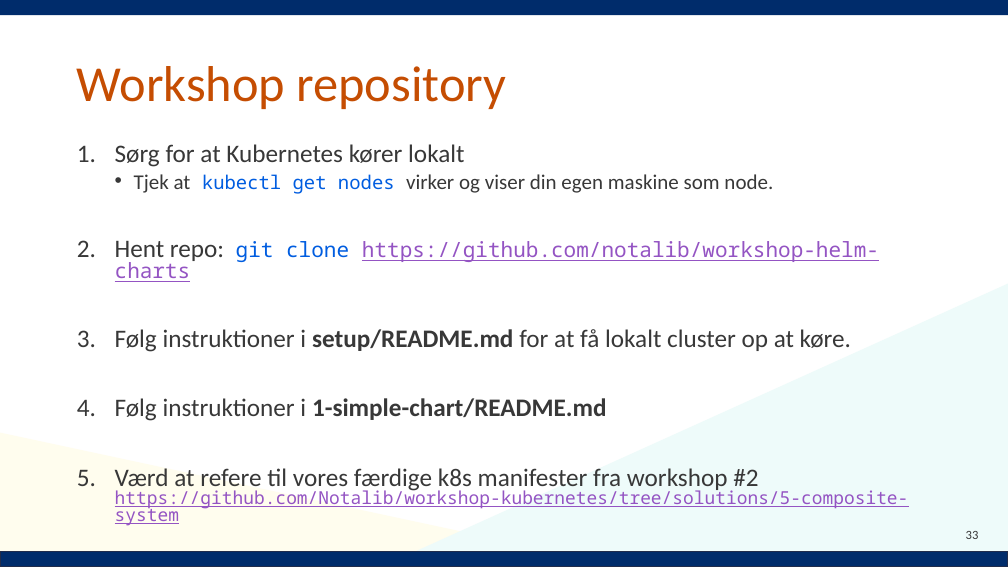
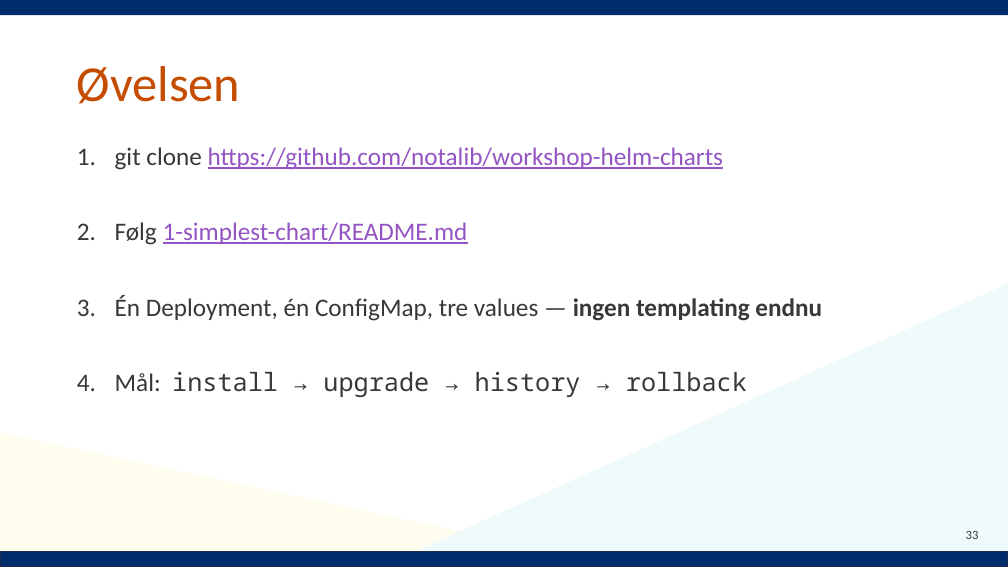
Before and after one commit to Notalib/workshop-helm-charts, a slide deck: slide 33 of Kubernetes_workshop_helm_chart.pptx. Drawn at 1008x567 pixels with LibreOffice and Linux fonts; fonts in the diff are those of the drawing; background and template pictures are left out. Boxes give left, top, right and bottom in pixels: in the first picture for what was removed or moved away, otherwise in the second. Text is boxed around its words. In the diff, an @@ line names an element or a change of style, - is before the commit and + after.

```diff
--- a/Kubernetes_workshop_helm_chart.pptx
+++ b/Kubernetes_workshop_helm_chart.pptx
@@ title at (77,66,240,104): text changed @@
-Workshop repository
+Øvelsen
@@ text at (115,147,822,397): text changed @@
-1. Sørg for at Kubernetes kører lokalt
-  • Tjek at kubectl get nodes virker og viser din egen maskine som node.
-2. Hent repo: git clone https://github.com/notalib/workshop-helm-charts
-3. Følg instruktioner i setup/README.md for at få lokalt cluster op at køre.
-4. Følg instruktioner i 1-simple-chart/README.md
-5. Værd at refere til vores færdige k8s manifester fra workshop #2 https://github.com/Notalib/workshop-kubernetes/tree/solutions/5-composite-system
+1. git clone https://github.com/notalib/workshop-helm-charts
+2. Følg 1-simplest-chart/README.md
+3. Én Deployment, én ConfigMap, tre values — ingen templating endnu
+4. Mål: install → upgrade → history → rollback
```
Also in this commit, not shown: 28 other slides changed, 30 slides added, 4 slides removed, 15 other files.
